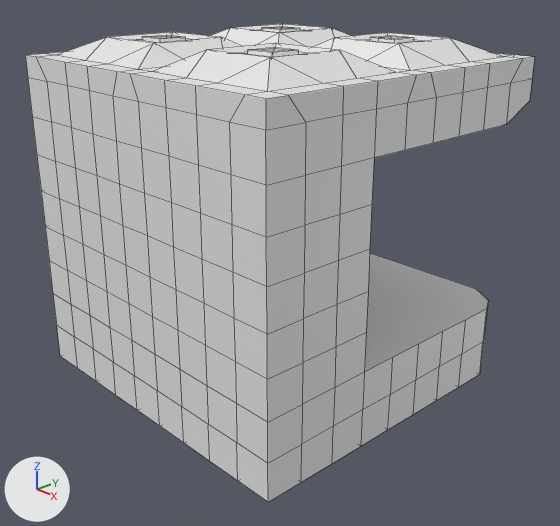
An edit to the Blender file art/blender/blender.blend, drawn before and after from the same camera.
Rendered twice from a 50 mm lens placed at (3.24, -3.03, 2.4), pointed at (0.09, -0.07, 0.71). Arrows for +X, +Y and +Z are at lower left; the lights stay in place. Mesh edges are drawn as thin lines.
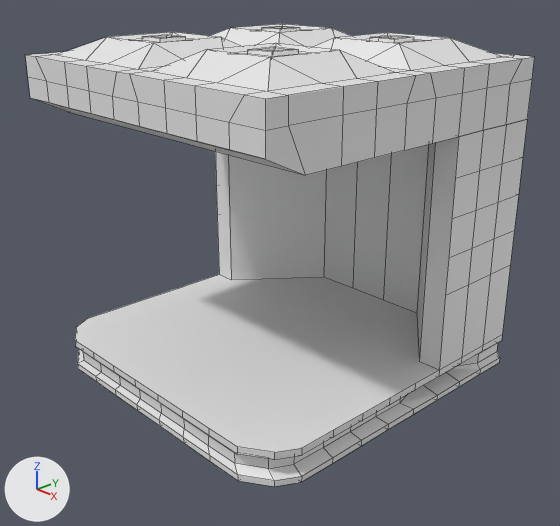
Changed parts and their boxes [x1, y1, x2, y2] in the pictures (560 x 526 px):
'Cube', reshaped, turned: before [25, 24, 535, 502]; after [25, 24, 535, 487]
part 1 of me_cube_001, built on: before [49, 253, 488, 463]; after [75, 26, 527, 480]

The edits, one by one:
me_cube_001 is used by ob_cube; location (0.0, 0.0, 1.0); rotation (0.0, 0.0, 1.571), in degrees (0, 0, 90).
me_cube_001 had 500 vertices, 488 faces and spanned x -1.0..1.0, y -1.0..1.0, z -1.0..1.0.
me_cube_001 now has 766 vertices, 744 faces and spans x -1.0..1.0, y -1.0..1.0, z -1.0..1.0.
me_cube_001 part 1: 58 vertices moved from x -1.0..1.0, y -1.0..1.0, z -0.78..-0.56 to x -1.0..1.0, y -1.0..1.0, z -0.96..-0.8; 20 vertices removed from x -0.11..1.0, y -1.0..1.0, z -0.56; 286 vertices added at x -1.0..1.0, y -1.0..1.0, z -0.93..1.0.
Object 'Cube' (ob_cube) turns from (0, 0, 90) to (0, 0, 270) degrees about x, y and z.
